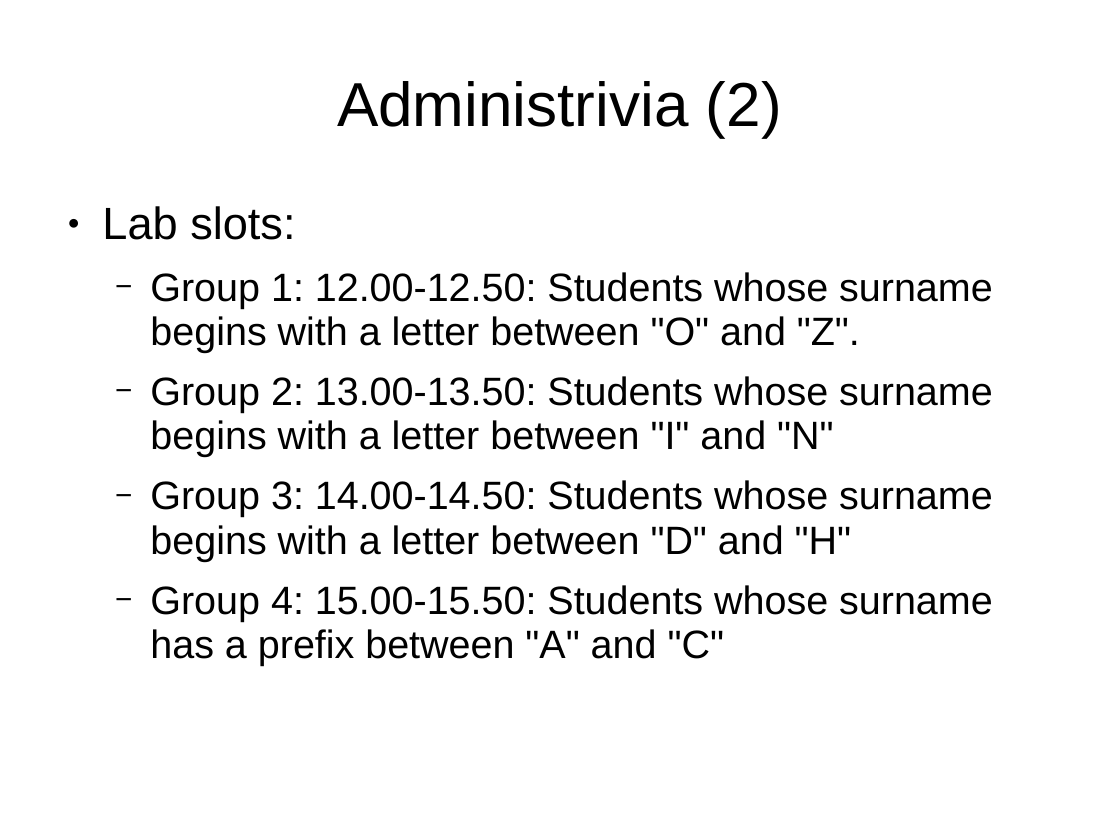
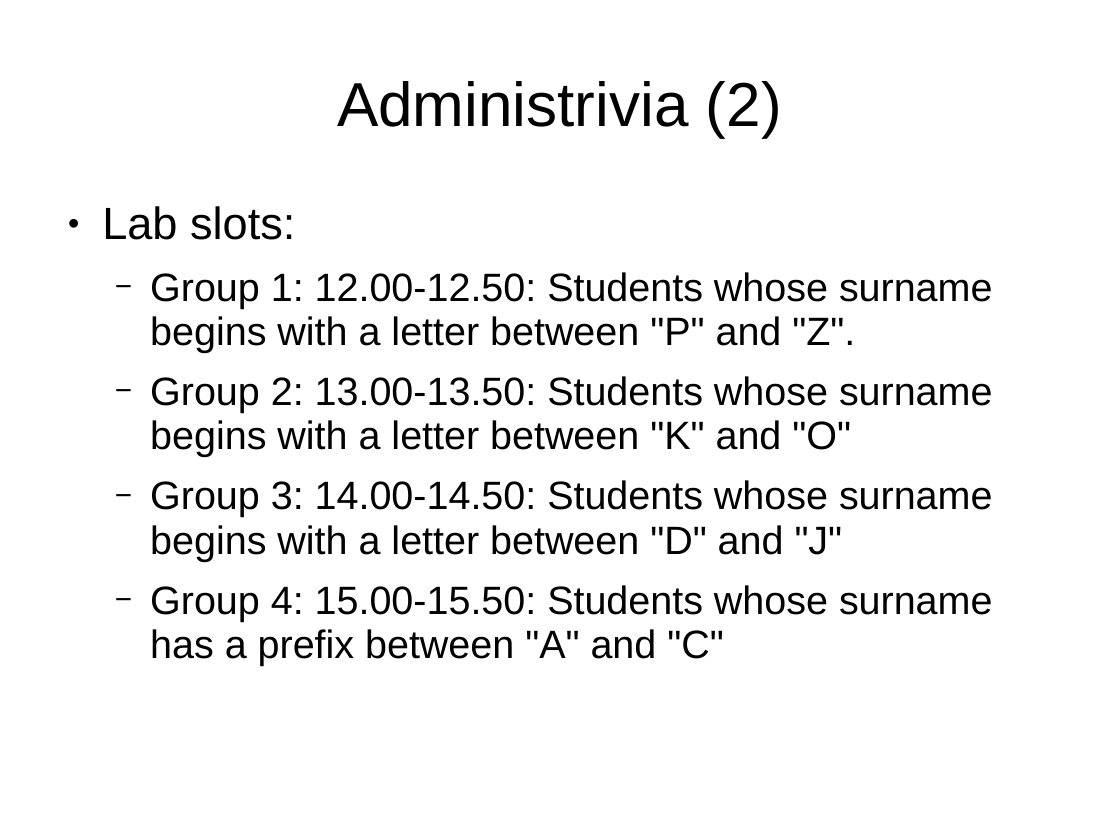
Before and after one commit to sftcd/cs2014, a slide deck: slide 5 of lectures/intro.ppt (slide 4 before the commit). Drawn at 1120x840 pixels with LibreOffice and Linux fonts; fonts in the diff are those of the drawing. Boxes give left, top, right and bottom in pixels: in the first picture for what was removed or moved away, otherwise in the second. Text is boxed around its words. In the diff, an @@ line names an element or a change of style, - is before the commit and + after.

```diff
--- a/lectures/intro.ppt
+++ b/lectures/intro.ppt
@@ text at [150,272,993,561]: text changed @@
-  − Group 1: 12.00-12.50: Students whose surname begins with a letter between "O" and "Z".
-  − Group 2: 13.00-13.50: Students whose surname begins with a letter between "I" and "N"
-  − Group 3: 14.00-14.50: Students whose surname begins with a letter between "D" and "H"
+  − Group 1: 12.00-12.50: Students whose surname begins with a letter between "P" and "Z".
+  − Group 2: 13.00-13.50: Students whose surname begins with a letter between "K" and "O"
+  − Group 3: 14.00-14.50: Students whose surname begins with a letter between "D" and "J"
```
Also in this commit, not shown: 2 other slides changed, 2 slides added, 9 other files.
